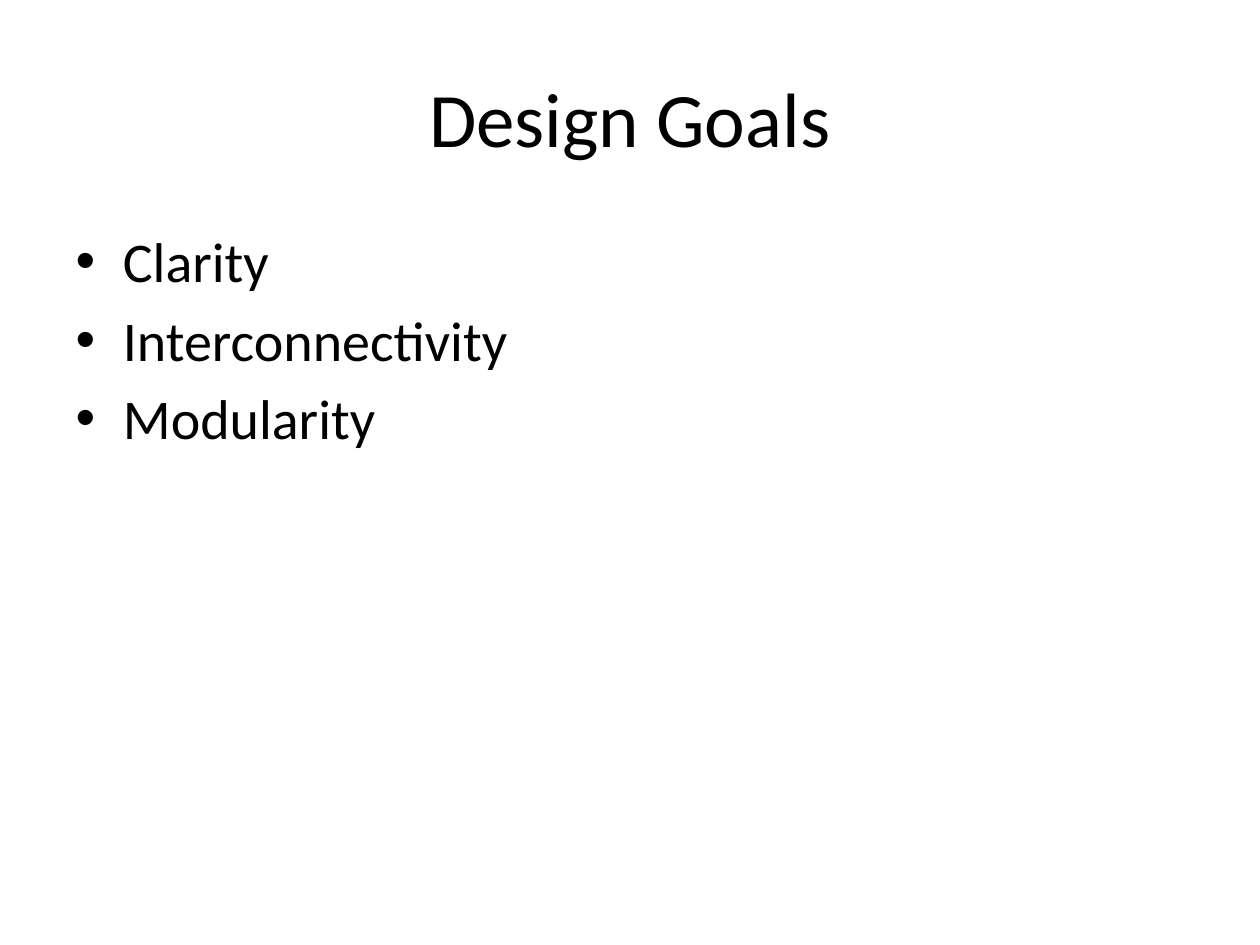
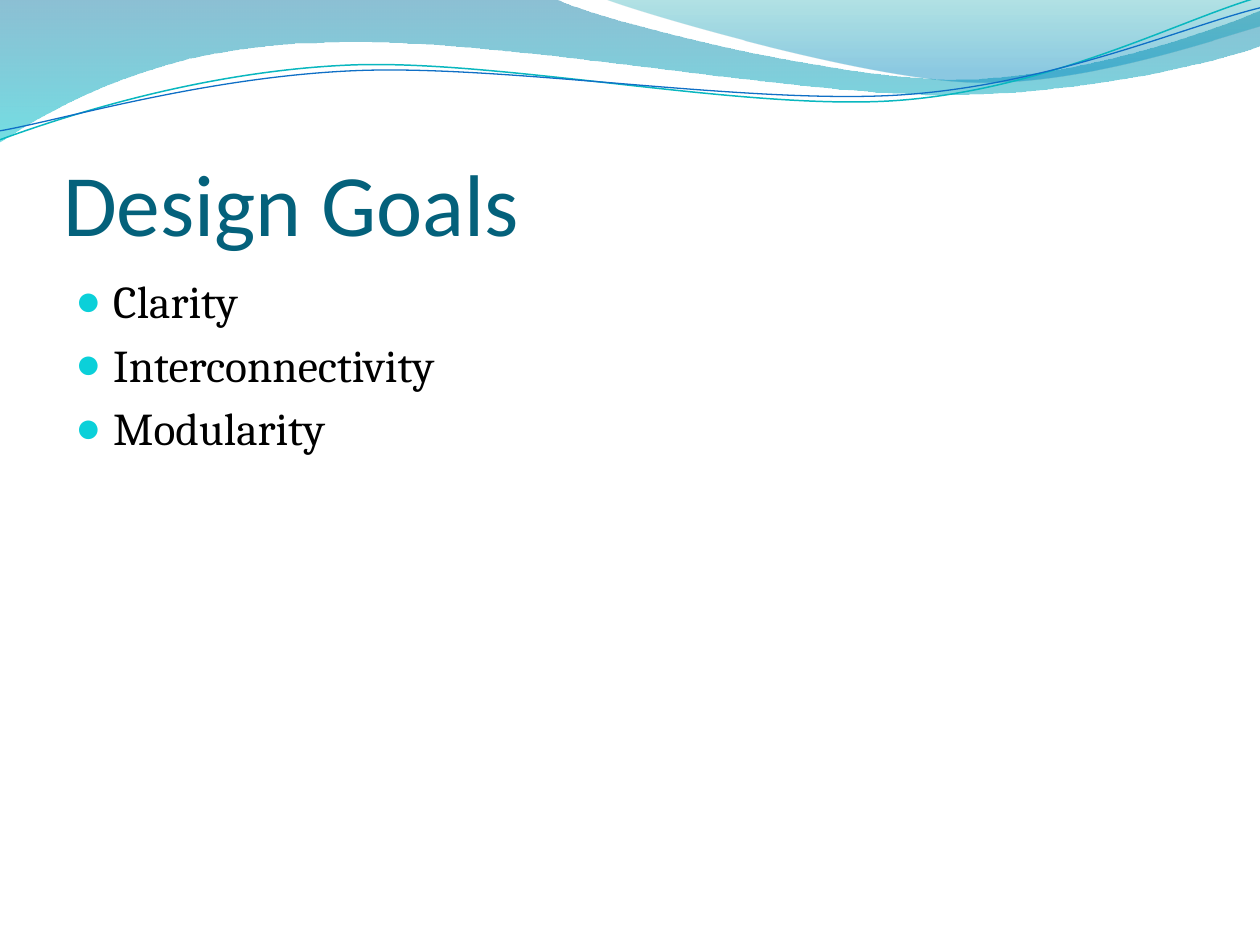
Before and after one commit to ryft/NetVis, a slide deck: slide 2 of conference/NetVisPresentation.pptx. Drawn at 1260x945 pixels with LibreOffice and Linux fonts; fonts in the diff are those of the drawing; background and template pictures are left out. Boxes give left, top, right and bottom in pixels: in the first picture for what was removed or moved away, otherwise in the second. Text is boxed around its words. In the diff, an @@ line names an element or a change of style, - is before the commit and + after.

```diff
--- a/conference/NetVisPresentation.pptx
+++ b/conference/NetVisPresentation.pptx
@@ freeform shape added at (0, 0, 1260, 142), fill gradient #0074A1 to #00C6CF @@
@@ freeform shape added at (0, 0, 1260, 147), outline #0AB8BF 0.85 pt @@
@@ freeform shape added at (0, 8, 1260, 141), outline #0F6FC6 0.75 pt @@
@@ freeform shape added at (604, 0, 1260, 87), fill gradient #00A1A9 to #008BBF @@
@@ title "Design Goals": place and size @@
-title "Design Goals" at (429, 93, 830, 161)
+title "Design Goals" at (63, 175, 518, 251)
@@ title "Design Goals" at (63, 175, 518, 251): size 44 to 50 pt, text colour #000000 to #04617B; alignment centre to left; vertical alignment middle to bottom @@
@@ text "Clarity": place and size @@
-text "Clarity" at (123, 243, 507, 448)
+text "Clarity" at (113, 286, 434, 455)
@@ text "Clarity" at (113, 286, 434, 455): size 32 to 26 pt, font Calibri to Cambria; bullet • to ●; less space between paragraphs @@
```
Also in this commit, not shown: 3 other slides changed, 7 slides added, 7 slides removed, 2 other files.
